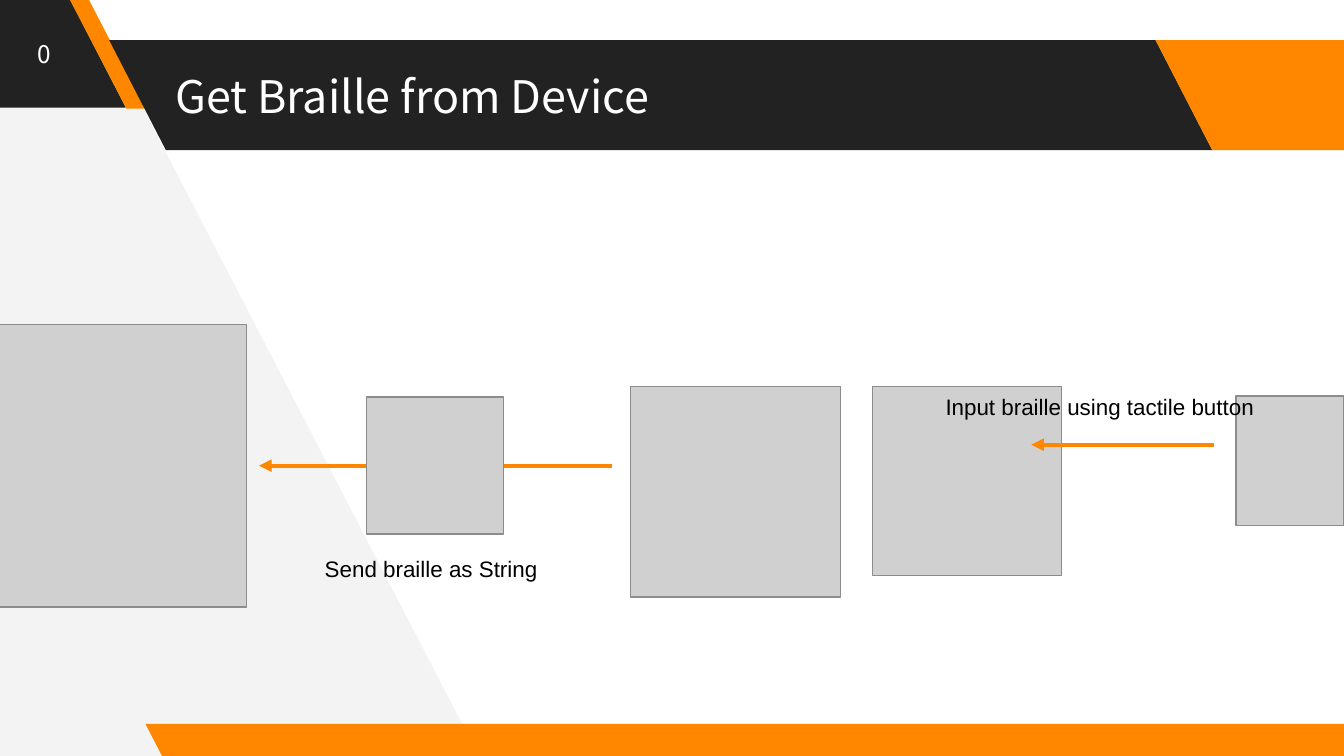
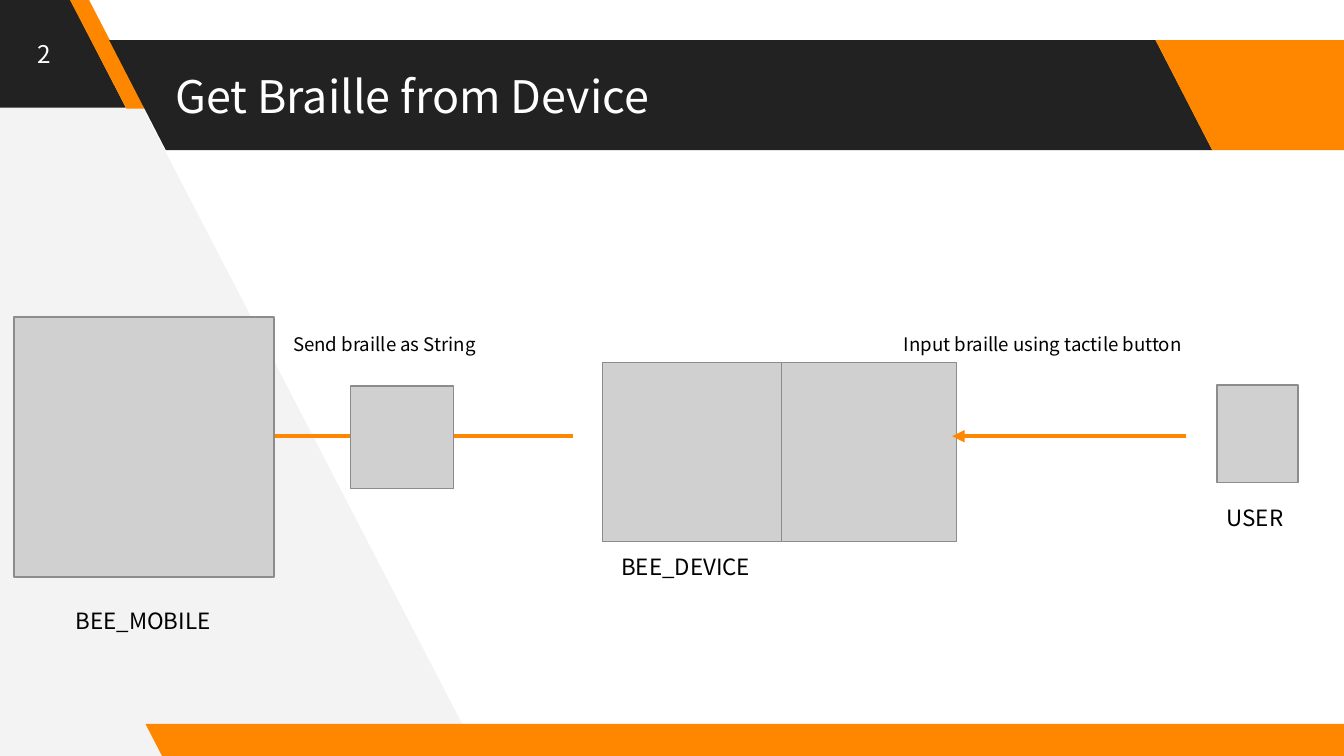
Before and after one commit to Huffon/2019_Capstone_bee, a slide deck: slide 14 of docs/5_Interim Presentation.pptx (slide 17 before the commit). Drawn at 1344x756 pixels with LibreOffice and Linux fonts; fonts in the diff are those of the drawing; grey boxes stand for pictures. Boxes give left, top, right and bottom in pixels: in the first picture for what was removed or moved away, otherwise in the second. Text is boxed around its words. In the diff, an @@ line names an element or a change of style, - is before the commit and + after.

```diff
--- a/docs/5_Interim Presentation.pptx
+++ b/docs/5_Interim Presentation.pptx
@@ text at box(37, 45, 50, 63): text changed @@
-0
+2
@@ picture: place and size @@
-picture at box(0, 324, 246, 606)
+picture at box(13, 317, 273, 577)
@@ text "Send braille as String" at box(293, 336, 476, 356): size 12 to 10 pt, font Arial to Noto Sans CJK KR @@
@@ text "Send braille as String": place and size @@
-text "Send braille as String" at box(325, 560, 537, 582)
+text "Send braille as String" at box(293, 336, 476, 356)
@@ text "Input braille using tactile button": place and size @@
-text "Input braille using tactile button" at box(946, 397, 1254, 420)
+text "Input braille using tactile button" at box(904, 336, 1182, 356)
@@ text "Input braille using tactile button" at box(904, 336, 1182, 356): size 12 to 10 pt, font Arial to Noto Sans CJK KR @@
@@ picture: place and size @@
-picture at box(367, 398, 504, 535)
+picture at box(351, 386, 454, 489)
@@ picture: place and size @@
-picture at box(630, 387, 840, 597)
+picture at box(602, 363, 781, 542)
@@ picture: place and size @@
-picture at box(872, 387, 1062, 577)
+picture at box(777, 363, 956, 542)
@@ picture added at box(1218, 386, 1298, 482) @@
@@ picture removed at box(1236, 396, 1344, 526) @@
@@ arrow moved from (612, 465) - (259, 465) to (573, 437) - (227, 437) @@
@@ arrow moved from (1214, 445) - (1031, 445) to (1187, 437) - (952, 437) @@
@@ text added at box(1227, 509, 1284, 527), 12 pt, text #000000 @@
+USER
@@ text added at box(621, 558, 750, 578), 12 pt, text #000000 @@
+BEE_DEVICE
@@ text added at box(76, 612, 211, 632), 12 pt, text #000000 @@
+BEE_MOBILE
```
Also in this commit, not shown: 12 other slides changed, 4 slides removed, 3 other files.
